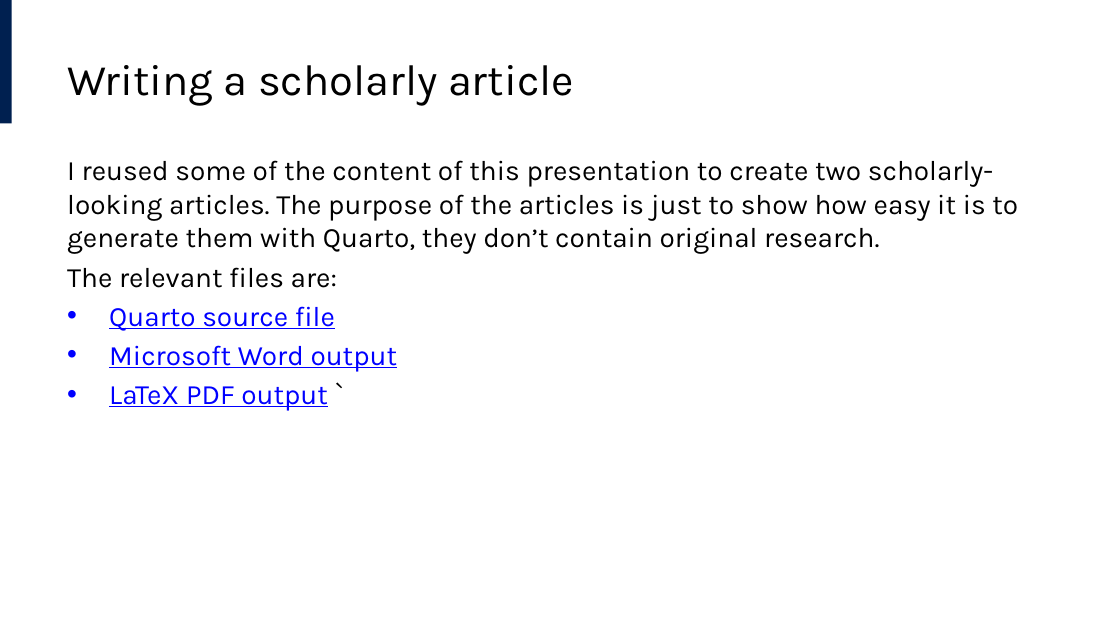
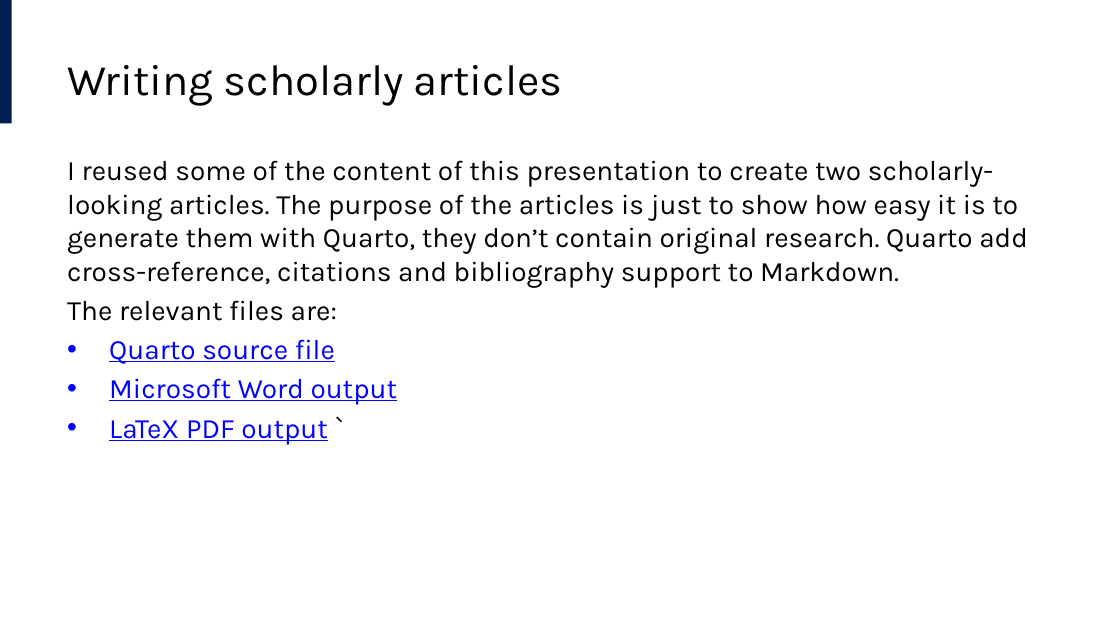
Before and after one commit to lucas-a-meyer/using-quarto, a slide deck: slide 33 of docs/presentation-orig.pptx. Drawn at 1120x630 pixels with LibreOffice and Linux fonts; fonts in the diff are those of the drawing. Boxes give left, top, right and bottom in pixels: in the first picture for what was removed or moved away, otherwise in the second. Text is boxed around its words. In the diff, an @@ line names an element or a change of style, - is before the commit and + after.

```diff
--- a/docs/presentation-orig.pptx
+++ b/docs/presentation-orig.pptx
@@ title at box(67, 65, 563, 106): text changed @@
-Writing a scholarly article
+Writing scholarly articles
@@ text at box(67, 160, 1028, 288): text changed @@
-I reused some of the content of this presentation to create two scholarly-looking articles. The purpose of the articles is just to show how easy it is to generate them with Quarto, they don’t contain original research.
+I reused some of the content of this presentation to create two scholarly-looking articles. The purpose of the articles is just to show how easy it is to generate them with Quarto, they don’t contain original research. Quarto add cross-reference, citations and bibliography support to Markdown.
```
Also in this commit, not shown: 9 other slides changed, 1 slide added, 1 slide removed, 16 other files.
